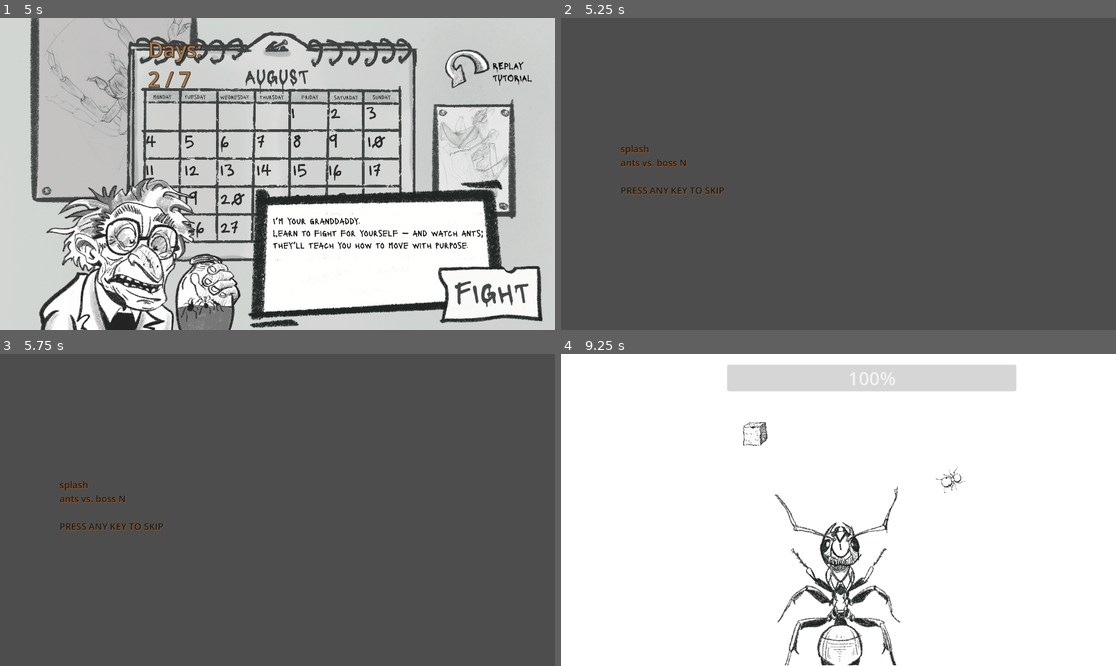
Above: before the commit, frames 1-4 (two rows, left to right).
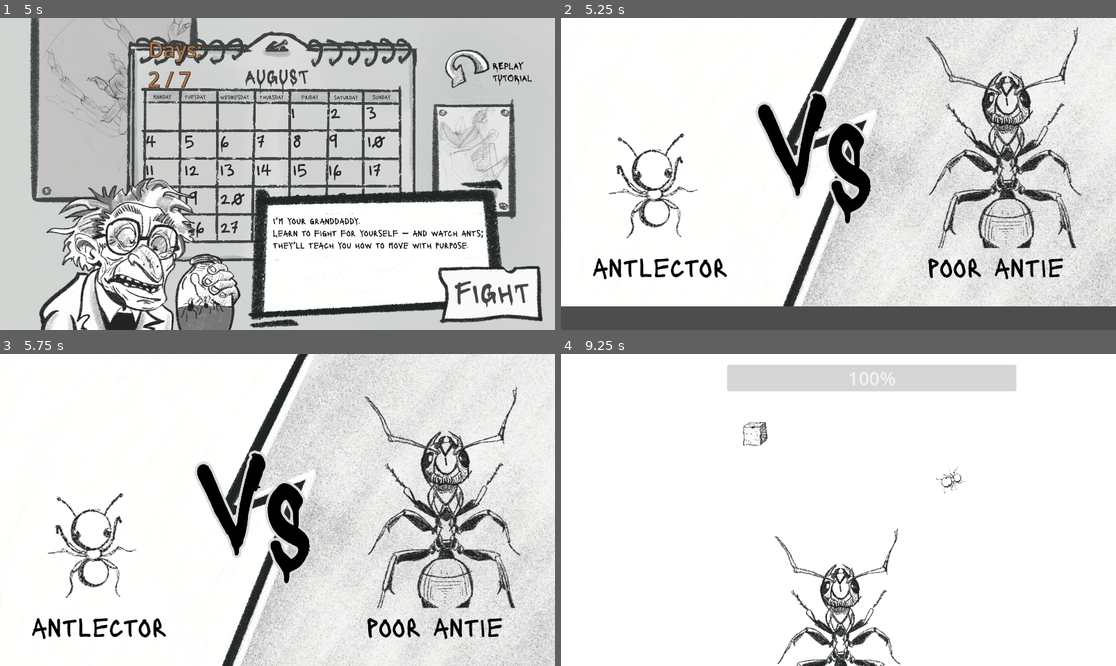
Above: after the commit, the same moments.

Repository: Tapot/ld58
Game: Godot game, scene res://scenes/start_game_main.tscn
The game is run twice, just before and just after one commit, with the same random seed, the same clock (stepped at 60 frames per second) and the same inputs.
Inputs (mouse positions are in pixels of both pictures, inside the frame that each line leads up to):
- Up to frame 1 (5 s): click (271, 286) at 0.5 s; tap Enter at 1.25 s; move the mouse to (399, 158) at 1.27 s; click (399, 158) at 1.42 s; move the mouse to (166, 189) at 2.02 s; click (166, 189) at 2.17 s; tap Space at 2.75 s; move the mouse to (333, 105) at 2.77 s; click (333, 105) at 2.92 s; click "LEARN" at 3.5 s; click "BACK" at 4.25 s
- Up to frame 2 (5.25 s): click "FIGHT" at 5 s
- Up to frame 3 (5.75 s): no input
- Up to frame 4 (9.25 s): tap Enter at 5.75 s; move the mouse to (810, 572) at 5.77 s; click (810, 572) at 5.92 s; move the mouse to (1005, 556) at 6.52 s; click (1005, 556) at 6.67 s; tap D (debug) at 7.15 s; move the mouse to (672, 463) at 7.27 s; click (672, 463) at 7.42 s; move the mouse to (866, 510) at 8.02 s; click (866, 510) at 8.17 s; move the mouse to (755, 432) at 8.77 s; click (755, 432) at 8.92 s

Frame 1 is identical in both runs. In frame 2, 91% of the frame differs, in the area x 0-100%, y 0-93%; in frame 3, 98%, in the area x 0-100%, y 0-100%; in frame 4, 4.0%.

Commit message:
add all bosses

Diff:
--- a/antcollector_godot/scenes/battle.tscn
+++ b/antcollector_godot/scenes/battle.tscn
@@ -2,8 +2,8 @@
 
 [ext_resource type="Script" uid="uid://brwee2xgcegkd" path="res://scripts/battle/battle.gd" id="1_dn72j"]
 [ext_resource type="PackedScene" uid="uid://coqj1y2pw7q3s" path="res://scenes/ants/ant_bite_spawner.tscn" id="2_p1qf1"]
-[ext_resource type="PackedScene" uid="uid://bej8nw3lyx5m8" path="res://scenes/ants/boss_ant.tscn" id="3_p1qf1"]
 [ext_resource type="PackedScene" uid="uid://bwyqfioglhi6o" path="res://scenes/ants/ants_spawner.tscn" id="4_a12nh"]
+[ext_resource type="PackedScene" uid="uid://kn6sfo1y22m2" path="res://scenes/bosses/bosses_spawner.tscn" id="4_lpir7"]
 
 [sub_resource type="Gradient" id="Gradient_p1qf1"]
 
@@ -26,12 +26,11 @@
 grow_horizontal = 2
 grow_vertical = 2
 
-[node name="BossAnt" parent="." instance=ExtResource("3_p1qf1")]
-position = Vector2(960, 762)
-
 [node name="AntBiteSpawner" parent="." instance=ExtResource("2_p1qf1")]
 
 [node name="AntsSpawner" parent="." instance=ExtResource("4_a12nh")]
+
+[node name="BossesSpawner" parent="." instance=ExtResource("4_lpir7")]
 
 [node name="Ants" type="Node2D" parent="."]
 
@@ -43,34 +42,4 @@
 theme_override_font_sizes/font_size = 64
 value = 100.0
 
-[node name="CanvasLayer" type="CanvasLayer" parent="."]
-visible = false
-
-[node name="VBoxContainer" type="VBoxContainer" parent="CanvasLayer"]
-offset_right = 40.0
-offset_bottom = 40.0
-
-[node name="DebugPanel" type="VBoxContainer" parent="CanvasLayer/VBoxContainer"]
-unique_name_in_owner = true
-visible = false
-layout_mode = 2
-
-[node name="SpawnAntButton" type="Button" parent="CanvasLayer/VBoxContainer/DebugPanel"]
-layout_mode = 2
-theme_override_font_sizes/font_size = 72
-text = "Add Ant"
-
-[node name="BossAttackButton" type="Button" parent="CanvasLayer/VBoxContainer/DebugPanel"]
-layout_mode = 2
-theme_override_font_sizes/font_size = 72
-text = "Boss Attack"
-
-[node name="NextDayButton" type="Button" parent="CanvasLayer/VBoxContainer/DebugPanel"]
-layout_mode = 2
-theme_override_font_sizes/font_size = 72
-text = "End Battle"
-
 [connection signal="gui_input" from="Sprite2D/ColorRect" to="." method="_on_color_rect_gui_input"]
-[connection signal="pressed" from="CanvasLayer/VBoxContainer/DebugPanel/SpawnAntButton" to="." method="_on_spawn_ant_button_pressed"]
-[connection signal="pressed" from="CanvasLayer/VBoxContainer/DebugPanel/BossAttackButton" to="." method="_on_boss_attack_button_pressed"]
-[connection signal="pressed" from="CanvasLayer/VBoxContainer/DebugPanel/NextDayButton" to="." method="_on_next_day_button_pressed"]
--- a/antcollector_godot/scenes/battle_splash.tscn
+++ b/antcollector_godot/scenes/battle_splash.tscn
@@ -1,18 +1,31 @@
-[gd_scene load_steps=3 format=3 uid="uid://c6eyiuvxytfs8"]
+[gd_scene load_steps=6 format=3 uid="uid://c6eyiuvxytfs8"]
 
 [ext_resource type="Script" uid="uid://db2rpovpkadih" path="res://scripts/battle_splash.gd" id="1_ymfor"]
 [ext_resource type="LabelSettings" uid="uid://cymtqecixfoxw" path="res://resources/labels/game_title_settings.tres" id="2_iqa2b"]
+[ext_resource type="Texture2D" uid="uid://d34igeuanrrxr" path="res://assets/vs_splashes/splash_1.png" id="2_oqhbo"]
+[ext_resource type="Texture2D" uid="uid://chn6tkbshbuw0" path="res://assets/vs_splashes/splash_2.png" id="3_66ijq"]
+[ext_resource type="Texture2D" uid="uid://cpitqyivqxa5p" path="res://assets/vs_splashes/splash_3.png" id="4_jllrn"]
 
 [node name="BattleSplash" type="Node2D"]
 script = ExtResource("1_ymfor")
 
 [node name="BattleBoss1" type="Sprite2D" parent="."]
+position = Vector2(0, -1084)
+texture = ExtResource("2_oqhbo")
+centered = false
 
 [node name="BattleBoss2" type="Sprite2D" parent="."]
+position = Vector2(0, -1084)
+texture = ExtResource("3_66ijq")
+centered = false
 
 [node name="BattleBoss3" type="Sprite2D" parent="."]
+position = Vector2(0, -1084)
+texture = ExtResource("4_jllrn")
+centered = false
 
 [node name="Label2" type="Label" parent="."]
+visible = false
 offset_left = 206.0
 offset_top = 430.0
 offset_right = 1778.0
--- a/antcollector_godot/scenes/ants/boss_ant.tscn
+++ b/antcollector_godot/scenes/bosses/boss_antie.tscn
@@ -1,28 +1,30 @@
 [gd_scene load_steps=5 format=3 uid="uid://bej8nw3lyx5m8"]
 
-[ext_resource type="Script" uid="uid://d2qwt1pylki" path="res://scripts/ants/boss_ant.gd" id="1_6bmul"]
-[ext_resource type="Texture2D" uid="uid://lbhr7lp233t" path="res://assets/ants/boss_ant.png" id="1_o5ynj"]
+[ext_resource type="Script" uid="uid://bxbwbkijnnib6" path="res://scripts/bosses/boss_antie.gd" id="1_6be3j"]
+[ext_resource type="Texture2D" uid="uid://lbhr7lp233t" path="res://assets/bosses/boss_ant.png" id="1_o5ynj"]
 
 [sub_resource type="CapsuleShape2D" id="CapsuleShape2D_6bmul"]
-radius = 160.0
-height = 570.0
+radius = 96.0
+height = 454.0
 
 [sub_resource type="CapsuleShape2D" id="CapsuleShape2D_ys8in"]
-radius = 185.0
-height = 676.0
+radius = 132.0
+height = 554.0
 
-[node name="BossAnt" type="CharacterBody2D"]
-script = ExtResource("1_6bmul")
+[node name="BossAntie" type="CharacterBody2D"]
+script = ExtResource("1_6be3j")
 
 [node name="Sprite2D" type="Sprite2D" parent="."]
 texture = ExtResource("1_o5ynj")
 
 [node name="CollisionShape2D" type="CollisionShape2D" parent="."]
+position = Vector2(4, 78)
 shape = SubResource("CapsuleShape2D_6bmul")
 
 [node name="HitBox" type="Area2D" parent="."]
 
 [node name="CollisionShape2D" type="CollisionShape2D" parent="HitBox"]
+position = Vector2(4, 66)
 shape = SubResource("CapsuleShape2D_ys8in")
 
 [connection signal="body_entered" from="HitBox" to="." method="_on_hit_box_body_entered"]
--- /dev/null
+++ b/antcollector_godot/scenes/bosses/boss_mama_roach.tscn
@@ -0,0 +1,35 @@
+[gd_scene load_steps=5 format=3 uid="uid://dd3lx7u6o07e1"]
+
+[ext_resource type="Texture2D" uid="uid://cc2fof5gykui6" path="res://assets/bosses/boss_mama_roach.png" id="1_8elcm"]
+[ext_resource type="Script" uid="uid://ukbmve8wqnl" path="res://scripts/bosses/boss_mama_roach.gd" id="1_g8h6v"]
+
+[sub_resource type="CapsuleShape2D" id="CapsuleShape2D_g8h6v"]
+radius = 34.0
+height = 196.0
+
+[sub_resource type="CapsuleShape2D" id="CapsuleShape2D_3ru04"]
+radius = 44.0
+height = 226.0
+
+[node name="BossMamaRoach" type="CharacterBody2D"]
+script = ExtResource("1_g8h6v")
+
+[node name="Sprite2D" type="Sprite2D" parent="."]
+position = Vector2(33, 4)
+rotation = 1.5708
+scale = Vector2(0.5, 0.5)
+texture = ExtResource("1_8elcm")
+
+[node name="CollisionShape2D" type="CollisionShape2D" parent="."]
+position = Vector2(0, 5)
+rotation = 1.5708
+shape = SubResource("CapsuleShape2D_g8h6v")
+
+[node name="HitBox" type="Area2D" parent="."]
+
+[node name="CollisionShape2D" type="CollisionShape2D" parent="HitBox"]
+position = Vector2(1, 3)
+rotation = 1.5708
+shape = SubResource("CapsuleShape2D_3ru04")
+
+[connection signal="body_entered" from="HitBox" to="." method="_on_hit_box_body_entered"]
--- /dev/null
+++ b/antcollector_godot/scenes/bosses/boss_metal_leak_a.tscn
@@ -0,0 +1,35 @@
+[gd_scene load_steps=6 format=3 uid="uid://btoicgrd7mif8"]
+
+[ext_resource type="Texture2D" uid="uid://1by1s0mvd5y4" path="res://assets/bosses/boss_metal_leak_a.png" id="1_2qb2j"]
+[ext_resource type="Script" uid="uid://f01c2k5syqko" path="res://scripts/bosses/boss_metal_leak_a.gd" id="1_2532n"]
+[ext_resource type="Texture2D" uid="uid://23wkbmo8xofj" path="res://assets/tutorial/jar_target.png" id="3_088w2"]
+
+[sub_resource type="CircleShape2D" id="CircleShape2D_2532n"]
+radius = 237.154
+
+[sub_resource type="CircleShape2D" id="CircleShape2D_088w2"]
+radius = 253.0
+
+[node name="BossMetalLeakA" type="CharacterBody2D"]
+script = ExtResource("1_2532n")
+
+[node name="Sprite2D" type="Sprite2D" parent="."]
+texture = ExtResource("1_2qb2j")
+
+[node name="CollisionShape2D" type="CollisionShape2D" parent="."]
+shape = SubResource("CircleShape2D_2532n")
+
+[node name="HitBox" type="Area2D" parent="."]
+
+[node name="CollisionShape2D" type="CollisionShape2D" parent="HitBox"]
+position = Vector2(1, 3)
+shape = SubResource("CircleShape2D_088w2")
+
+[node name="Shadow" type="Sprite2D" parent="."]
+texture = ExtResource("3_088w2")
+
+[node name="Timer" type="Timer" parent="."]
+wait_time = 5.0
+
+[connection signal="body_entered" from="HitBox" to="." method="_on_hit_box_body_entered"]
+[connection signal="timeout" from="Timer" to="." method="_on_timer_timeout"]
--- /dev/null
+++ b/antcollector_godot/scenes/bosses/boss_shadow.tscn
@@ -0,0 +1,6 @@
+[gd_scene load_steps=2 format=3 uid="uid://dysmqhroknpa7"]
+
+[ext_resource type="Script" uid="uid://bndsgnfyifd7y" path="res://scripts/bosses/boss_shadow.gd" id="1_u0sbr"]
+
+[node name="BossShadow" type="Node2D"]
+script = ExtResource("1_u0sbr")
--- /dev/null
+++ b/antcollector_godot/scenes/bosses/bosses_spawner.tscn
@@ -0,0 +1,6 @@
+[gd_scene load_steps=2 format=3 uid="uid://kn6sfo1y22m2"]
+
+[ext_resource type="Script" uid="uid://cwvfj0b7xclp" path="res://scripts/bosses/bosses_spawner.gd" id="1_te1md"]
+
+[node name="BossesSpawner" type="Node2D"]
+script = ExtResource("1_te1md")
--- a/antcollector_godot/scripts/ants/ant.gd
+++ b/antcollector_godot/scripts/ants/ant.gd
@@ -13,10 +13,9 @@
 var attack_size: float = 10
 
 var _move_target: Vector2 = Vector2.ZERO
-var threshold: float = 4.0
+var threshold: float = 20.0
 var turn_speed: float = 5.0
 var is_attacking: bool = false
-var is_bited: bool = false
 
 
 func _ready() -> void:
@@ -30,14 +29,13 @@
 
 
 func _physics_process(delta: float) -> void:
-	if _move_target:
-		move_to_target(delta, move_speed)
-	else:
-		set_random_move_target()
+	move_to_target(delta, move_speed)
 	move_and_slide()
 
 
 func set_random_move_target() -> void:
+	is_attacking = false
+	move_speed = MOVE_SPEED_DEFAULT
 	set_move_target(
 		Screen.get_random_point_on_screen()
 	)
@@ -50,7 +48,6 @@
 	if is_attacking:
 		return
 
-	is_bited = true
 	move_speed = MOVE_BITED_ACS * MOVE_SPEED_DEFAULT
 	set_move_target(pos)
 
@@ -58,15 +55,17 @@
 func on_ant_bite_disappears() -> void:
 	if is_attacking:
 		return
-	is_bited = false
 	move_speed = MOVE_SPEED_DEFAULT
 	set_random_move_target()
 
 
 func move_to_target(delta: float, speed: float) -> void:
+	if not _move_target:
+		set_random_move_target()
 	var to_target = _move_target - global_position
 
 	if to_target.length() <= threshold:
+		print(to_target.length())
 		_move_target = Vector2.ZERO
 
 	var desired_angle = to_target.angle()
--- a/antcollector_godot/scripts/ants/ant_bait.gd
+++ b/antcollector_godot/scripts/ants/ant_bait.gd
@@ -28,9 +28,12 @@
 
 
 func _on_body_entered(body: Node2D) -> void:
-	if body is Ant:
-		if is_poison:
-			body.die()
-		else:
-			Signals.emit_attack_boss(body)
+	if body is BossMamaRoach:
 		die()
+	else:
+		if body is Ant:
+			if is_poison:
+				body.die()
+			else:
+				Signals.emit_attack_boss(body)
+			die()
--- a/antcollector_godot/scripts/ants/boss_ant.gd
+++ /dev/null
@@ -1,10 +0,0 @@
-class_name BossAntie extends CharacterBody2D
-
-
-func _on_hit_box_body_entered(body: Node2D) -> void:
-	if body is Ant:
-		if body.is_attacking:
-			Signals.emit_damage_boss(
-				body.attack_size
-			)
-		body.die()
--- a/antcollector_godot/scripts/battle/battle.gd
+++ b/antcollector_godot/scripts/battle/battle.gd
@@ -1,12 +1,11 @@
 class_name Battle extends Node2D
 
 
-@onready var debug_panel: VBoxContainer = %DebugPanel
 @onready var ants: Node2D = $Ants
 @onready var boss_hp: ProgressBar = $BossHP
-@onready var boss_ant: BossAntie = $BossAnt
 @onready var ants_spawner: AntsSpawner = $AntsSpawner
 @onready var ant_bite_spawner: AntsBiteSpawner = $AntBiteSpawner
+@onready var bosses_spawner: BossesSpawner = $BossesSpawner
 
 
 var wave_number: int = 0
@@ -21,18 +20,15 @@
 
 func _ready():
 	Scenes.current_scene = "battle"
+	GameState.is_tutor_passed = true
 	Signals.connect_attack_boss(
 		on_attack_boss
 	)
 	Signals.connect_damage_boss(
 		on_damage_boss
 	)
+	bosses_spawner.spawn_boss(GameState.current_boss_index)
 	spawn_wave()
-
-
-func _unhandled_input(_event: InputEvent) -> void:
-	if Input.is_action_pressed("debug"):
-		debug_panel.visible = not debug_panel.visible
 
 
 func _process(delta: float) -> void:
@@ -48,13 +44,16 @@
 
 
 func on_attack_boss(ant: Ant) -> void:
-	ant.attack_boss(boss_ant.global_position)
+	ant.attack_boss(
+		bosses_spawner.get_boss_position()
+	)
 
 
 func on_damage_boss(damage: float) -> void:
 	boss_hp.value -= damage
 	if boss_hp.value < 1:
 		boss_is_dead = true
+		GameState.current_boss_index += 1
 
 
 func spawn_wave() -> void:
--- a/antcollector_godot/scripts/battle_splash.gd
+++ b/antcollector_godot/scripts/battle_splash.gd
@@ -1,7 +1,23 @@
 extends Node2D
 
+const TIME_TO_NEXT: float = 10.0
+
+@onready var battle_boss_1: Sprite2D = $BattleBoss1
+@onready var battle_boss_2: Sprite2D = $BattleBoss2
+@onready var battle_boss_3: Sprite2D = $BattleBoss3
 
 var timer: float = 0.0
+var _splashes
+var _placed : bool = false
+
+
+func _ready() -> void:
+	timer = 0.0
+	_splashes = [
+		battle_boss_1,
+		battle_boss_2,
+		battle_boss_3,
+	]
 
 
 func _unhandled_input(event: InputEvent) -> void:
@@ -10,6 +26,28 @@
 
 
 func _process(delta: float) -> void:
+	if not _placed:
+		_placed = false
+		place_splash(GameState.current_boss_index)
+
 	timer += delta
-	if timer > 3:
+	if timer > TIME_TO_NEXT:
+		timer = 0.0
 		Scenes.go_to_next_scene()
+
+
+func place_splash(index: int) -> void:
+	var splash = _splashes[index]
+	# Start above the screen
+	splash.position.y = -2000
+
+	# Create tween for falling
+	var tween = create_tween()
+
+	# Fast fall down to y=400 in 0.3s with bounce effect
+	tween.tween_property(
+		splash,
+		"position:y", 0, 0.5
+	).set_trans(
+		Tween.TRANS_BACK
+	).set_ease(Tween.EASE_OUT)
--- /dev/null
+++ b/antcollector_godot/scripts/bosses/boss_antie.gd
@@ -0,0 +1,23 @@
+class_name BossAntie extends CharacterBody2D
+
+
+var _init_place_y_movement: float = 300
+var _init_speed: float = 50
+
+func _ready() -> void:
+	global_position = Screen.get_bottom_centred_point_on_screen()
+
+
+func _process(delta: float) -> void:
+	if _init_place_y_movement > 0:
+		_init_place_y_movement -= delta * _init_speed
+		global_position.y -= delta * _init_speed
+
+
+func _on_hit_box_body_entered(body: Node2D) -> void:
+	if body is Ant:
+		if body.is_attacking:
+			Signals.emit_damage_boss(
+				body.attack_size
+			)
+		body.die()
--- /dev/null
+++ b/antcollector_godot/scripts/bosses/boss_mama_roach.gd
@@ -0,0 +1,83 @@
+class_name BossMamaRoach extends CharacterBody2D
+
+var move_speed: float = 600.0
+var rotate_speed: float = 2.0
+var rotate_tolerance: float = 0.5
+var threshold: float = 10
+var _move_target
+
+
+func _ready() -> void:
+	global_position = Screen.get_random_point_on_screen()
+	Signals.connect_ant_bite_appears(
+		on_ant_bite_appears
+	)
+
+
+func _physics_process(delta: float) -> void:
+	if _move_target:
+		if rotate_to_target(
+			_move_target,
+			delta,
+			rotate_speed,
+			rotate_tolerance,
+		):
+			move_to_target(delta, move_speed)
+	else:
+		_move_target = Screen.get_random_point_on_screen()
+	move_and_slide()
+
+func rotate_to_target(
+	target: Vector2,
+	delta: float,
+	rotation_speed: float,
+	tolerance: float
+) -> bool:
+	# direction from self to target
+	var dir = (target - global_position).normalized()
+	# desired angle
+	var target_angle = dir.angle()
+	# shortest signed angle between current and target
+	var angle_diff = wrapf(target_angle - rotation, -PI, PI)
+
+	# check if close enough
+	if abs(angle_diff) <= tolerance:
+		rotation = target_angle
+		return true
+
+	# rotate step depending on delta and rotation_speed
+	var step = rotation_speed * delta
+	# clamp rotation so we don't overshoot
+	if abs(angle_diff) < step:
+		rotation = target_angle
+	else:
+		rotation += step * sign(angle_diff)
+
+	return false
+
+func move_to_target(delta: float, speed: float) -> void:
+	var to_target = _move_target - global_position
+
+	if to_target.length() <= threshold:
+		_move_target = Vector2.ZERO
+
+	var desired_angle = to_target.angle()
+
+	rotation = lerp_angle(rotation, desired_angle, rotate_speed * delta)
+	var direction = Vector2.RIGHT.rotated(rotation)
+	global_position += direction * speed * delta
+
+
+func on_ant_bite_appears(pos: Vector2):
+	_move_target = pos
+
+
+
+
+func _on_hit_box_body_entered(body: Node2D) -> void:
+	if body is Ant:
+		if body.is_attacking:
+			Signals.emit_damage_boss(
+				body.attack_size
+			)
+		body.die()
--- /dev/null
+++ b/antcollector_godot/scripts/bosses/boss_metal_leak_a.gd
@@ -0,0 +1,38 @@
+extends CharacterBody2D
+
+@onready var shadow: Sprite2D = $Shadow
+@onready var sprite_2d: Sprite2D = $Sprite2D
+@onready var timer: Timer = $Timer
+
+
+var jump_time_sec: float = 3.0
+var base_pos : Vector2
+
+
+func _ready() -> void:
+	global_position = Screen.get_center_point_on_screen()
+	base_pos = global_position
+	jump()
+
+
+func jump() -> void:
+	sprite_2d.hide()
+	global_position = Screen.get_random_point_on_screen()
+	shadow.show()
+	await get_tree().create_timer(jump_time_sec).timeout
+	shadow.hide()
+	sprite_2d.show()
+	timer.start()
+
+
+func _on_hit_box_body_entered(body: Node2D) -> void:
+	if body is Ant:
+		if body.is_attacking:
+			Signals.emit_damage_boss(
+				body.attack_size
+			)
+		body.die()
+
+
+func _on_timer_timeout() -> void:
+	jump()
--- /dev/null
+++ b/antcollector_godot/scripts/bosses/boss_shadow.gd
@@ -0,0 +1,33 @@
+extends Node2D
+
+var radius: float = 0.0       # current radius
+var target_radius: float = 100.0
+var duration: float = 1.0     # seconds
+var elapsed: float = 0.0
+var animating: bool = false
+
+# Start the circle animation
+func start_circle(pos: Vector2, max_radius: float, time: float):
+	position = pos
+	target_radius = max_radius
+	duration = time
+	elapsed = 0.0
+	radius = 0.0
+	animating = true
+	queue_redraw()
+
+func _process(delta):
+	if animating:
+		elapsed += delta
+		var t = clamp(elapsed / duration, 0.0, 1.0)
+		# Linear interpolation 0 → target_radius
+		radius = lerp(0.0, target_radius, t)
+		queue_redraw()
+
+		if t >= 1.0:
+			animating = false
+
+func _draw():
+	if radius > 0.0:
+		# Draw semi-transparent black circle
+		draw_circle(Vector2.ZERO, radius, Color(0, 0, 0, 0.3))
--- /dev/null
+++ b/antcollector_godot/scripts/bosses/bosses_spawner.gd
@@ -0,0 +1,26 @@
+class_name BossesSpawner extends Node2D
+
+
+const BOSS_ANTIE = preload("res://scenes/bosses/boss_antie.tscn")
+const BOSS_MAMA_ROACH = preload("res://scenes/bosses/boss_mama_roach.tscn")
+const BOSS_METAL_LEAK_A = preload("res://scenes/bosses/boss_metal_leak_a.tscn")
+
+var _boss
+var _bosses = [
+	BOSS_ANTIE,
+	BOSS_MAMA_ROACH,
+	BOSS_METAL_LEAK_A,
+]
+
+
+func spawn_boss(boss_index: int) -> void:
+	if not _boss:
+		_boss = _bosses[boss_index].instantiate()
+		add_child(_boss)
+
+
+func get_boss_position() -> Vector2:
+	if _boss:
+		return _boss.global_position
+	else:
+		return Screen.get_random_point_on_screen()
--- a/antcollector_godot/scripts/calendar/calendar.gd
+++ b/antcollector_godot/scripts/calendar/calendar.gd
@@ -16,7 +16,11 @@
 		fight_button.hide()
 		restart_tutorial_button.hide()
 
-	fight_button.set_text("FIGHT")
+	if GameState.is_over():
+		fight_button.set_text("LEAVE")
+	else:
+		fight_button.set_text("FIGHT")
+
 	start_tutor_button.set_text("LEARN")
 	Signals.emit_next_day()
 	days.text = str(GameState.current_day) + " / " + str(GameState.MAX_DAYS)
--- a/antcollector_godot/scripts/globals/game_state.gd
+++ b/antcollector_godot/scripts/globals/game_state.gd
@@ -3,8 +3,10 @@
 
 const MAX_DAYS: int = 7
 var current_day: int = 0
+var current_boss_index: int = 0
 
 var is_tutor_passed: bool = false
+
 
 func _ready() -> void:
 	Signals.connect_next_day(
@@ -17,4 +19,9 @@
 
 
 func is_over() -> bool:
-	return current_day >= MAX_DAYS
+	if current_day >= MAX_DAYS:
+		return true
+	elif current_boss_index > 2:
+		return true
+	else:
+		return false
--- a/antcollector_godot/scripts/globals/screen.gd
+++ b/antcollector_godot/scripts/globals/screen.gd
@@ -12,3 +12,11 @@
 		randf_range(0, screen_size.x),
 		randf_range(0, screen_size.y),
 	)
+
+
+func get_bottom_centred_point_on_screen() -> Vector2:
+	return Vector2(screen_size.x / 2, screen_size.y)
+
+
+func get_center_point_on_screen() -> Vector2:
+	return Vector2(screen_size.x / 2, screen_size.y / 2)
--- a/antcollector_godot/scripts/main/main_road.gd
+++ b/antcollector_godot/scripts/main/main_road.gd
@@ -12,11 +12,11 @@
 var run_car: bool = false
 var start_button_pos: Vector2
 
-func _enter_tree() -> void:
-	Signals.connect_start_game(on_start_game)
 
 func _ready() -> void:
+	Signals.connect_start_game(on_start_game)
 	start_button_pos = start_button.global_position
+
 
 func _process(delta: float) -> void:
 	parallax_background.scroll_offset.x -= road_speed * delta
@@ -27,8 +27,11 @@
 	if car.global_position.x > 2000:
 		Scenes.go_to_next_scene()
 
+
 func on_start_game():
 	run_car = true
+	GameState.current_boss_index = 0
+	GameState.current_day = 0
 
 
 func _on_texture_button_mouse_entered() -> void:
Binary file removed: antcollector_godot/assets/ants/boss_ant.png
Binary file added: antcollector_godot/assets/bosses/boss_ant.png
Not shown, changed: antcollector_godot/assets/bosses/boss_ant.png.import
Binary file added: antcollector_godot/assets/bosses/boss_mama_roach.png
Not shown, added: antcollector_godot/assets/bosses/boss_mama_roach.png.import
Binary file added: antcollector_godot/assets/bosses/boss_metal_leak_a.png
Not shown, added: antcollector_godot/assets/bosses/boss_metal_leak_a.png.import
Binary file added: antcollector_godot/assets/vs_splashes/splash_1.png
Not shown, added: antcollector_godot/assets/vs_splashes/splash_1.png.import
Binary file added: antcollector_godot/assets/vs_splashes/splash_2.png
Not shown, added: antcollector_godot/assets/vs_splashes/splash_2.png.import
Binary file added: antcollector_godot/assets/vs_splashes/splash_3.png
(and 7 more such lines)
